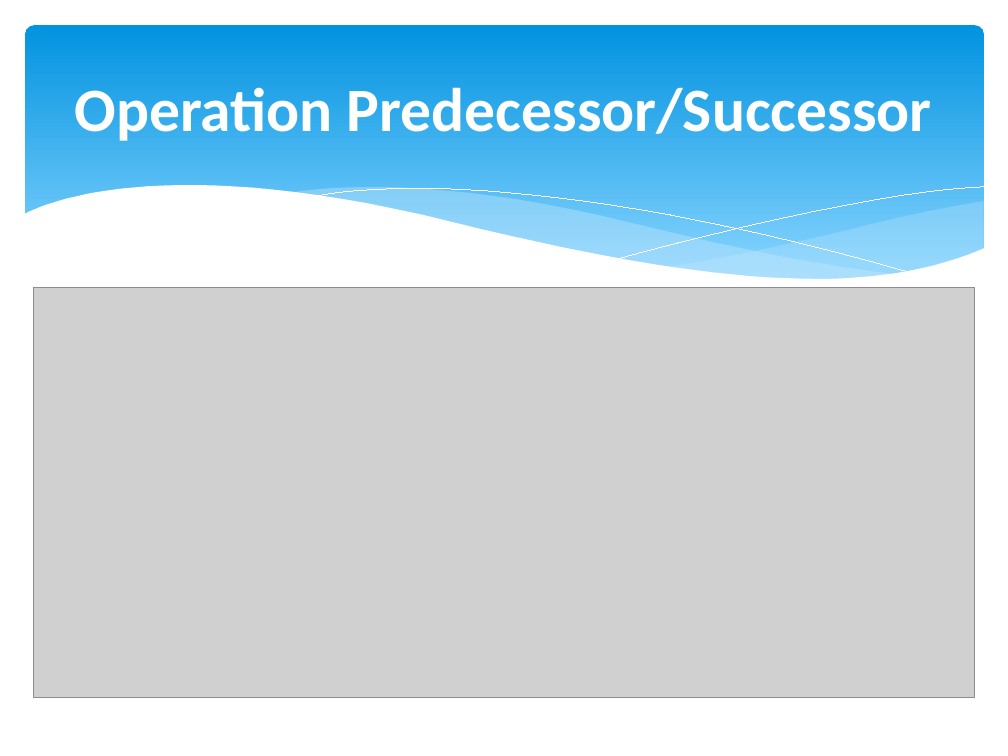
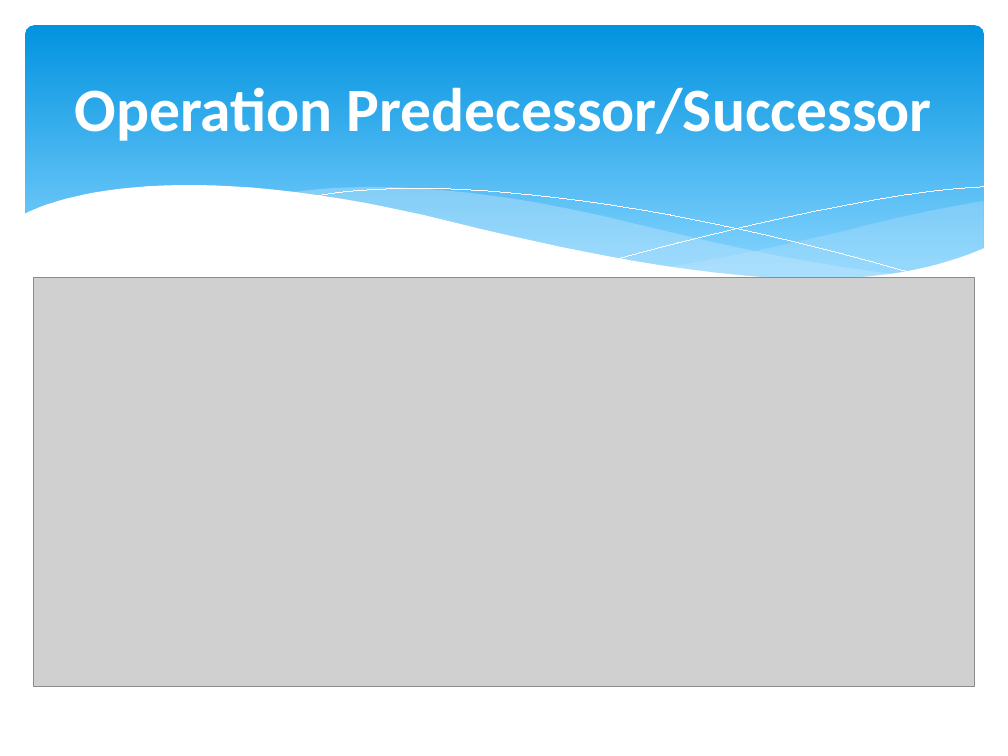
Before and after one commit to asmryz/DSA, a slide deck: slide 30 of Lecture 10.pptx (slide 28 before the commit). Drawn at 1008x756 pixels with LibreOffice and Linux fonts; fonts in the diff are those of the drawing; grey boxes stand for pictures. Boxes give left, top, right and bottom in pixels: in the first picture for what was removed or moved away, otherwise in the second. Text is boxed around its words. In the diff, an @@ line names an element or a change of style, - is before the commit and + after.

```diff
--- a/Lecture 10.pptx
+++ b/Lecture 10.pptx
@@ picture: place and size @@
-picture at [33,287,974,697]
+picture at [33,277,974,686]
@@ page number at [484,686,524,687]: text changed @@
-28
+30
```
Also in this commit, not shown: 2 slides added.
